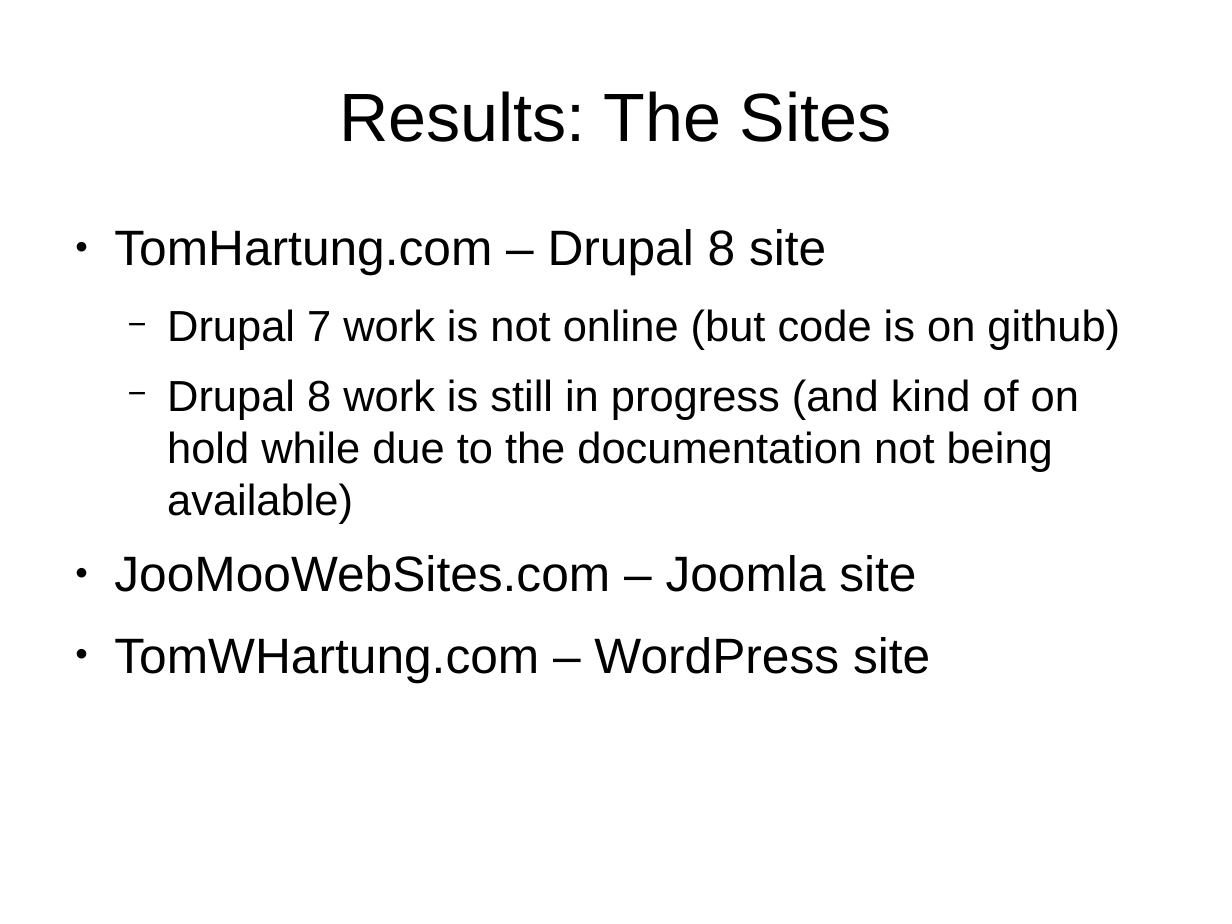
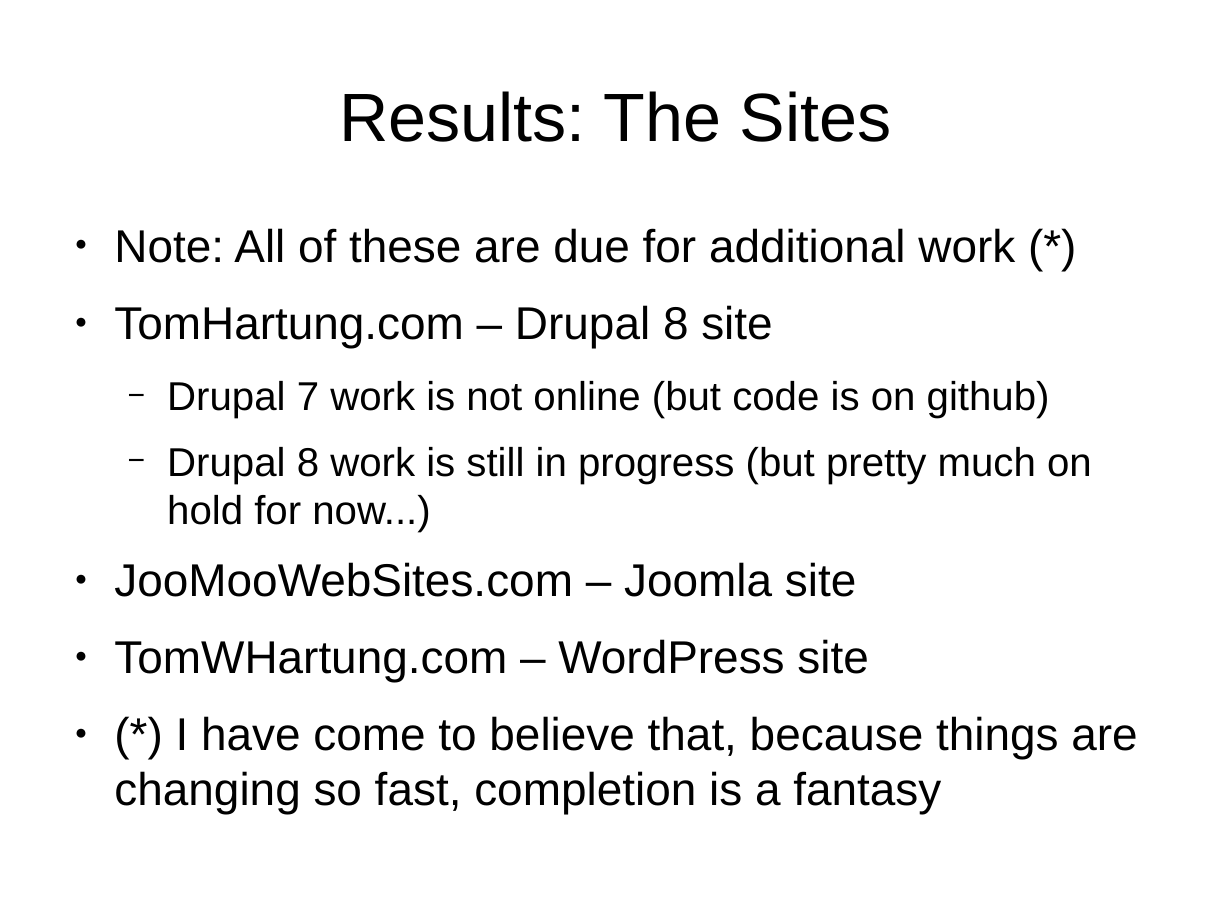
Before and after one commit to tomwhartung/jmws_accoutrements, a slide deck: slide 18 of presentations/2016_07-Drupal/9-slides.odp. Drawn at 1232x924 pixels with LibreOffice and Linux fonts; fonts in the diff are those of the drawing. Boxes give left, top, right and bottom in pixels: in the first picture for what was removed or moved away, otherwise in the second. Text is boxed around its words. In the diff, an @@ line names an element or a change of style, - is before the commit and + after.

```diff
--- a/presentations/2016_07-Drupal/9-slides.odp
+++ b/presentations/2016_07-Drupal/9-slides.odp
@@ text at <box>114,228,1015,263</box>: paragraph added @@
+● Note: All of these are due for additional work (*)
@@ text at <box>114,305,1050,682</box>: size 32 to 29.6 pt in "TomHartung.com – Drupal 8 site", "JooMooWebSites.com – Joomla site", "TomWHartung.com – WordPress site"; size 28 to 25.9 pt in "Drupal 7 work is not online (but ..." @@
@@ text at <box>167,447,1092,532</box>: text changed; size 28 to 25.9 pt @@
-  − Drupal 8 work is still in progress (and kind of on hold while due to the documentation not being available)
+  − Drupal 8 work is still in progress (but pretty much on hold for now...)
@@ text at <box>114,716,1137,814</box>: paragraph added @@
+● (*) I have come to believe that, because things are changing so fast, completion is a fantasy
```
Also in this commit, not shown: 2 other slides changed.
